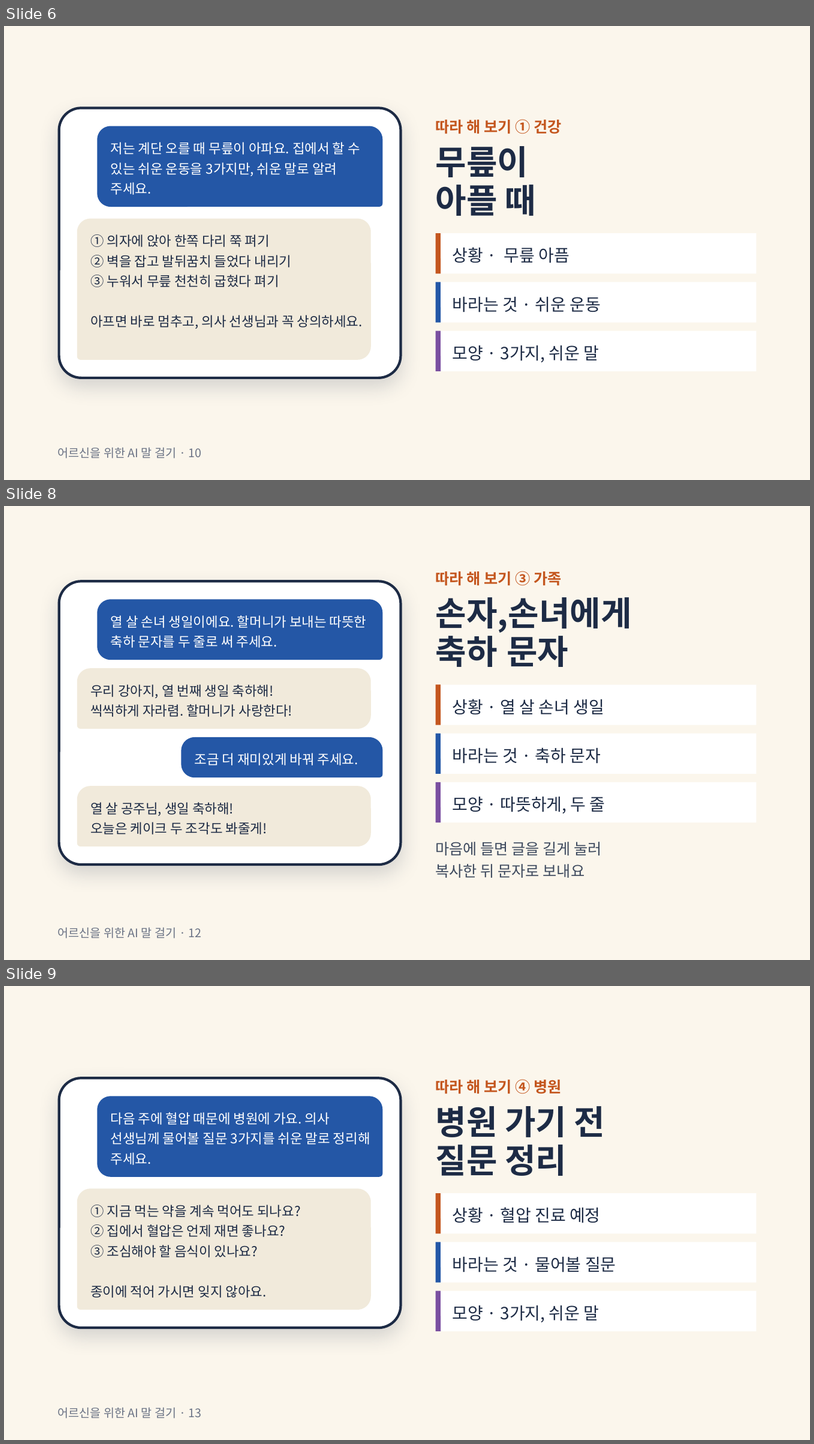
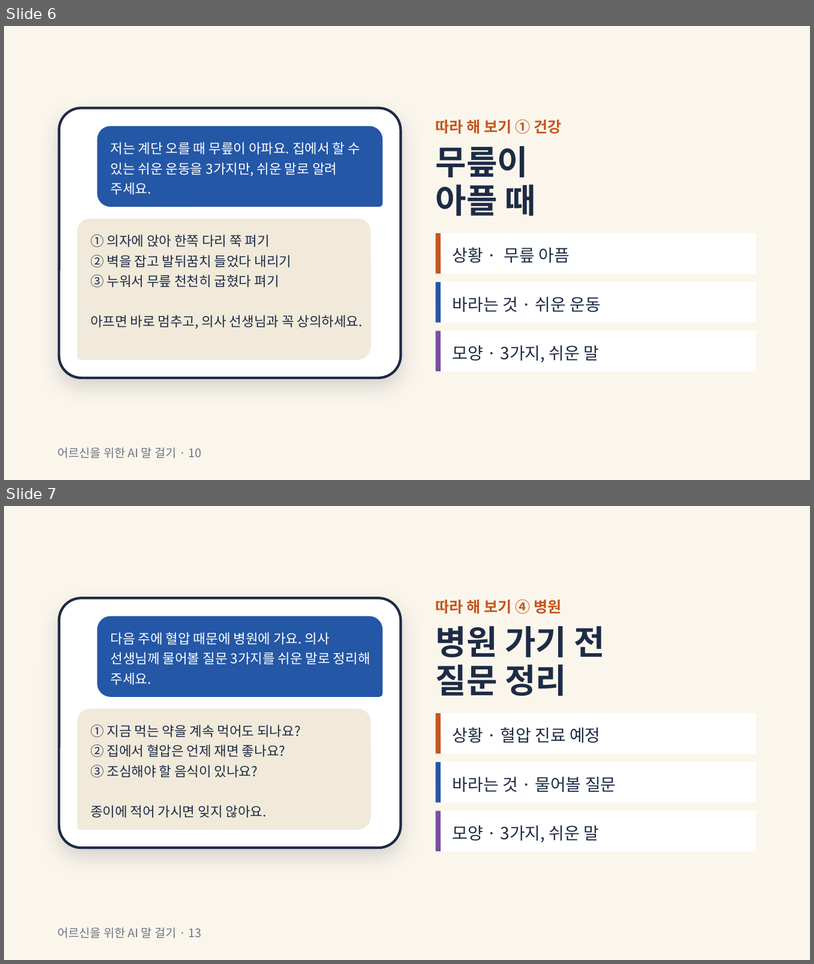
Before and after one commit to bbkilhyun0814-collab/---, a slide deck: ppt/ai와 함께 (카톡 챗GPT).pptx. Shown one above the other, each under a label of ours: slides 6, 8 and 9 before the commit, slides 6 and 7 after it; the slides between them are not shown. The pictures are 814x1444 and 814x964 pixels, drawn with LibreOffice and Linux fonts; fonts in the diff are those of the drawing. Boxes give left, top, right and bottom in pixels: in the first picture for what was removed or moved away, otherwise in the second. Text is boxed around its words. In the diff, an @@ line names an element or a change of style, - is before the commit and + after.

```diff
--- a/ppt/ai와 함께 (카톡 챗GPT).pptx
+++ b/ppt/ai와 함께 (카톡 챗GPT).pptx
@@ slide 8 removed at [4, 506, 810, 960], background #FBF6EC @@
@@ text removed at [436, 571, 562, 586] @@
-따라 해 보기 ③ 가족
@@ rounded rectangle removed at [59, 581, 401, 864] @@
@@ freeform shape removed at [97, 599, 383, 660] @@
-열 살 손녀 생일이에요. 할머니가 보내는 따뜻한 축하 문자를 두 줄로 써 주세요.
@@ title removed at [436, 597, 632, 667] @@
-손자,손녀에게
-축하 문자
@@ freeform shape removed at [77, 668, 371, 729] @@
-우리 강아지, 열 번째 생일 축하해!
-씩씩하게 자라렴. 할머니가 사랑한다!
@@ rectangle removed at [436, 684, 757, 725] @@
-상황 · 열 살 손녀 생일
@@ line removed from (438, 684) to (438, 725) @@
@@ freeform shape removed at [181, 737, 383, 778] @@
-조금 더 재미있게 바꿔 주세요.
@@ rectangle removed at [436, 733, 757, 774] @@
-바라는 것 · 축하 문자
@@ line removed from (438, 733) to (438, 774) @@
@@ freeform shape removed at [77, 786, 371, 846] @@
-열 살 공주님, 생일 축하해!
-오늘은 케이크 두 조각도 봐줄게!
@@ rectangle removed at [436, 782, 757, 822] @@
-모양 · 따뜻하게, 두 줄
@@ line removed from (438, 782) to (438, 822) @@
@@ text removed at [436, 841, 602, 877] @@
-마음에 들면 글을 길게 눌러
-복사한 뒤 문자로 보내요
@@ text removed at [58, 927, 201, 938] @@
-어르신을 위한 AI 말 걸기 · 12
@@ what was slide 9 is now slide 7 @@
```
Also in this commit, not shown: 2 other slides removed.
